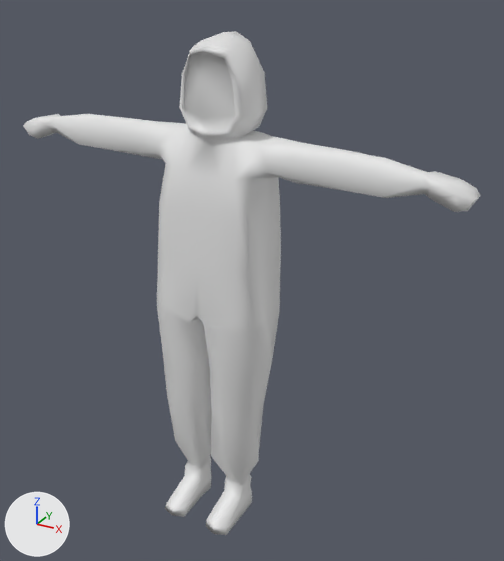
Before and after pictures for a commit that changed the FBX model assets/models/animations/Idle.fbx.
The view is the same before and after, from a camera (50 mm lens) standing at (1.61, -2.61, 2.59) and looking at (0.14, 0.06, 1.25). Arrows for +X, +Y and +Z are at lower left; the lights stay in place. The first picture is the older version. Materials are left out; every surface is plain grey.

The first picture shows 'Male_4'.
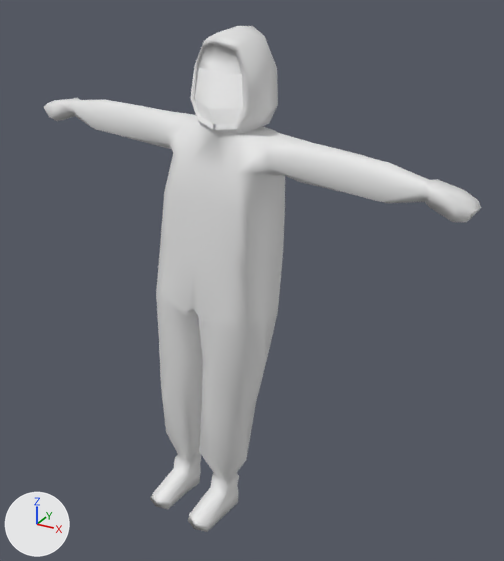
Changed parts and their boxes (x1, y1, x2, y2) in the pictures (504 x 561 px):
```json
{"object": "Male_4", "change": "moved, turned", "before": [23, 31, 480, 535], "after": [44, 26, 481, 532]}
```

Scene script edits in JSON lines:
```json
{"block": "me_cube_008", "where": "me_cube_008.from_pydata(...)  # 426 vertices, 430 faces; spans x -1.19..1.19, y -0.25..0.2, z -0.01..2.55"}
{"block": "me_cube_008", "where": "# used by ob_male_4; location = (-0.036, -0.025, -0.053); rotation_euler = (-0.0265, 0.026, -0.00211), in degrees (-1.5, 1.5, -0.1); scale = (0.95, 0.95, 0.95)"}
{"block": "me_cube_008", "change": "me_cube_008 part 1: its shading normals changed"}
{"op": "set", "path": "ob_male_4.location", "old": "(-0.036, -0.025, -0.053)", "new": "(-0.095, -0.067, -0.019)"}
{"op": "set", "path": "ob_male_4.rotation_euler", "old": "(-0.0265, 0.026, -0.00211)", "new": "(-0.0654, 0.067, -0.0954)", "note": "degrees (-1.5, 1.5, -0.1) -> degrees (-3.7, 3.8, -5.5)"}
```
